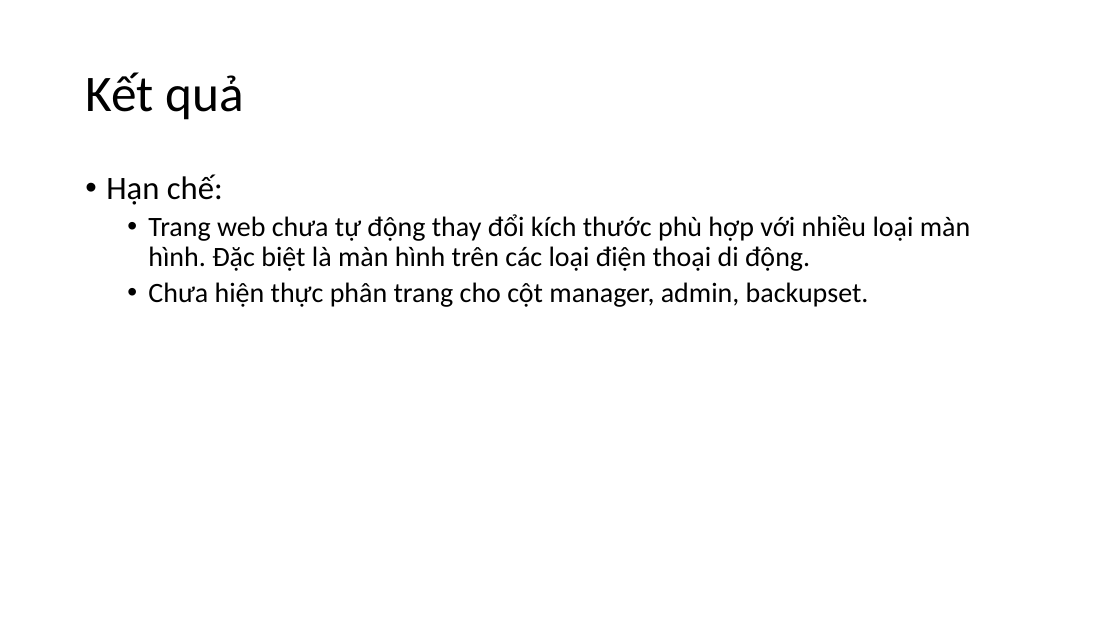
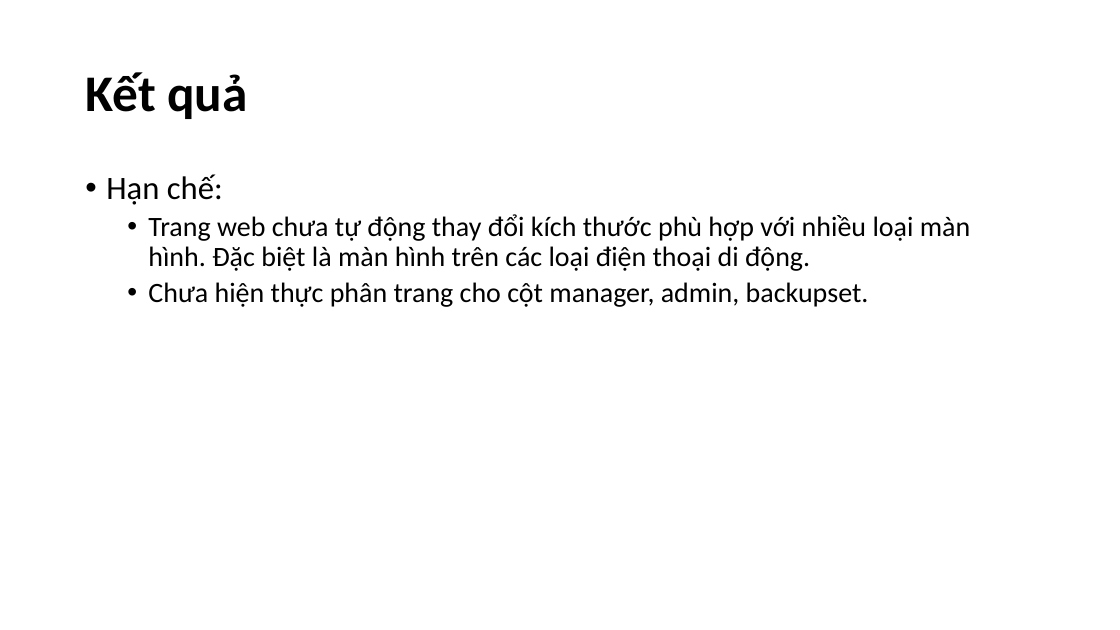
Before and after one commit to nguyenmanhphuc/DoAnA, a slide deck: slide 16 of BÁO CÁO THỰC TẬP.pptx. Drawn at 1120x630 pixels with LibreOffice and Linux fonts; fonts in the diff are those of the drawing. Boxes give left, top, right and bottom in pixels: in the first picture for what was removed or moved away, otherwise in the second. Text is boxed around its words. In the diff, an @@ line names an element or a change of style, - is before the commit and + after.

```diff
--- a/BÁO CÁO THỰC TẬP.pptx
+++ b/BÁO CÁO THỰC TẬP.pptx
@@ title "Kết quả" at (x1=85, y1=72, x2=247, y2=119): bold on @@
```
Also in this commit, not shown: 11 other slides changed, 1 slide added, 1 slide removed, 1 other file.
